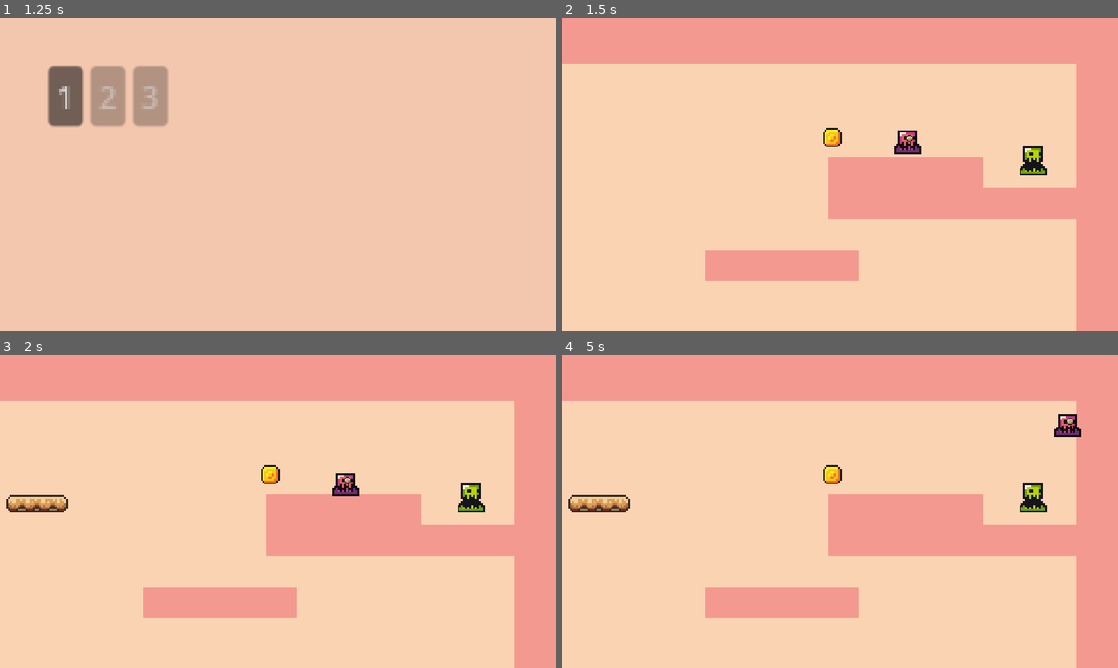
Above: before the commit, frames 1-4 (two rows, left to right).
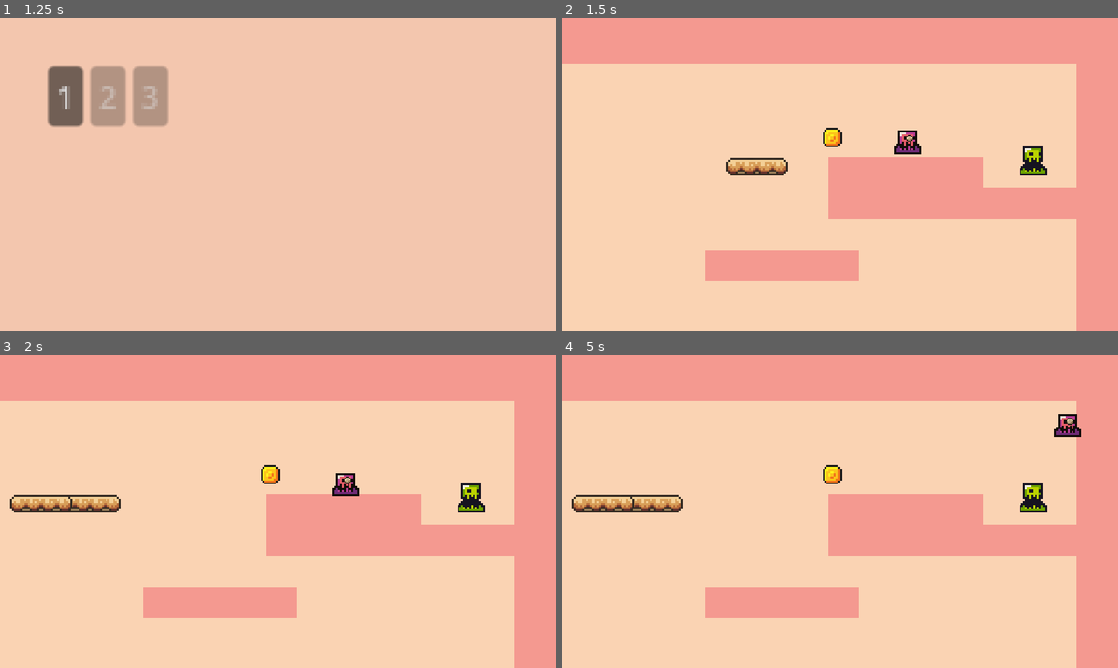
Above: after the commit, the same moments.

Repository: tanishashah2726/trollGame1
Game: Godot game, scene res://scenes/menus/main_menu.tscn
The game is run twice, just before and just after one commit, with the same random seed, the same clock (stepped at 60 frames per second) and the same inputs.
Inputs (mouse positions are in pixels of both pictures, inside the frame that each line leads up to):
- Up to frame 1 (1.25 s): click "Start" at 0.5 s
- Up to frame 2 (1.5 s): click "1" at 1.25 s
- Up to frame 3 (2 s): no input
- Up to frame 4 (5 s): tap Enter at 2 s; move the mouse to (962, 495) at 2.02 s; hold D (move_right) 2.03-3.53 s; tap E (switch) at 2.1, 4.35 s; click (962, 495) at 2.17 s; tap W (jump) at 2.27, 3.02, 4.52 s; move the mouse to (728, 527) at 2.77 s; tap Alt at 2.85 s; move the mouse to (895, 442) at 3.52 s; hold A (move_left) 3.53-4.28 s; tap Shift at 3.6 s; move the mouse to (812, 574) at 4.27 s; hold D (move_right) from 4.28 s (still down); click (812, 574) at 4.42 s

Frame 1 is identical in both runs. In frame 2, 0.6% of the frame differs, in the area x 29-41%, y 44-51%; in frame 3, 0.8%, in the area x 1-22%, y 44-51%; in frame 4, 0.8%.

Commit message:
fixed platforms and dying

Diff:
--- a/scenes/levels/level1.tscn
+++ b/scenes/levels/level1.tscn
@@ -164,7 +164,7 @@
 
 [sub_resource type="Animation" id="Animation_nfihu"]
 resource_name = "move"
-length = 1.5666667
+length = 1.5
 loop_mode = 2
 tracks/0/type = "value"
 tracks/0/imported = false
@@ -173,10 +173,10 @@
 tracks/0/interp = 1
 tracks/0/loop_wrap = true
 tracks/0/keys = {
-"times": PackedFloat32Array(0, 1.5666667),
+"times": PackedFloat32Array(0, 1.5),
 "transitions": PackedFloat32Array(1, 1),
 "update": 0,
-"values": [Vector2(378, -122), Vector2(217, -122)]
+"values": [Vector2(378, -122), Vector2(215, -122)]
 }
 
 [sub_resource type="AnimationLibrary" id="AnimationLibrary_lgguw"]
@@ -214,7 +214,7 @@
 "times": PackedFloat32Array(0, 1.5),
 "transitions": PackedFloat32Array(1, 1),
 "update": 0,
-"values": [Vector2(213, -122), Vector2(376, -122)]
+"values": [Vector2(215, -122), Vector2(378, -122)]
 }
 
 [sub_resource type="AnimationLibrary" id="AnimationLibrary_nkeig"]
@@ -260,17 +260,18 @@
 z_index = 2
 position = Vector2(104, -136)
 
-[node name="Platform" parent="blue" unique_id=872389293 instance=ExtResource("8_8a7m2")]
-position = Vector2(378, -122)
-
-[node name="AnimationPlayer" type="AnimationPlayer" parent="blue/Platform" unique_id=1761243545]
-libraries/ = SubResource("AnimationLibrary_lgguw")
-autoplay = &"move"
-
 [node name="red" type="Node2D" parent="." unique_id=1111771990]
 unique_name_in_owner = true
 script = ExtResource("3_2r1tl")
 
+[node name="Platform2" parent="red" unique_id=872389293 instance=ExtResource("8_8a7m2")]
+position = Vector2(378, -122)
+
+[node name="AnimationPlayer" type="AnimationPlayer" parent="red/Platform2" unique_id=1761243545]
+root_node = NodePath("../../Platform2")
+libraries/ = SubResource("AnimationLibrary_lgguw")
+autoplay = &"move"
+
 [node name="Platform" parent="red" unique_id=96578025 instance=ExtResource("8_8a7m2")]
 position = Vector2(213, -122)
 fake = true
--- a/scripts/objects/killzone.gd
+++ b/scripts/objects/killzone.gd
@@ -1,5 +1,5 @@
 extends Area2D
-
 
 func _on_body_entered(_body):
 	get_tree().reload_current_scene.call_deferred()
+	LevelCore.index = 0
